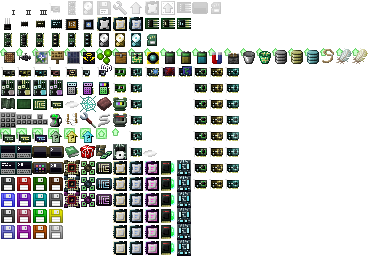
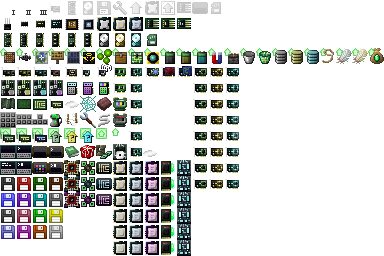
Revision of a layered 384×256 image; what changed, layer by layer:
painted on "items" (2nd of 2, in "items") over 368, 48, 384, 64
